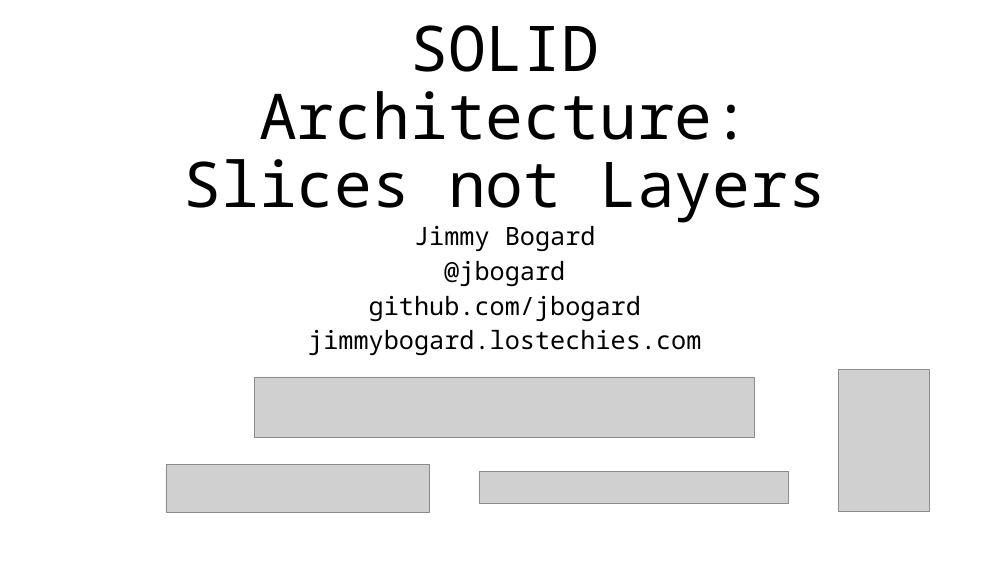
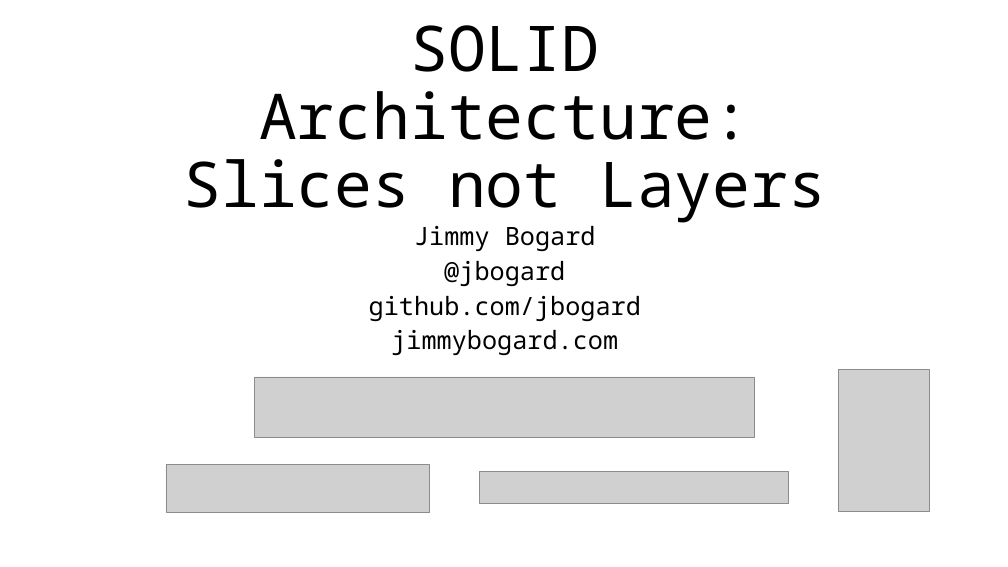
Before and after one commit to jbogard/presentations, a slide deck: slide 1 of SOLIDArchitecture/SOLIDArchitecture.pptx. Drawn at 1008x567 pixels with LibreOffice and Linux fonts; fonts in the diff are those of the drawing; grey boxes stand for pictures. Boxes give left, top, right and bottom in pixels: in the first picture for what was removed or moved away, otherwise in the second. Text is boxed around its words. In the diff, an @@ line names an element or a change of style, - is before the commit and + after.

```diff
--- a/SOLIDArchitecture/SOLIDArchitecture.pptx
+++ b/SOLIDArchitecture/SOLIDArchitecture.pptx
@@ subtitle at box(391, 330, 618, 355): text changed @@
-jimmybogard.lostechies.com
+jimmybogard.com
```
Also in this commit, not shown: 3 other slides changed, 3 other files.
